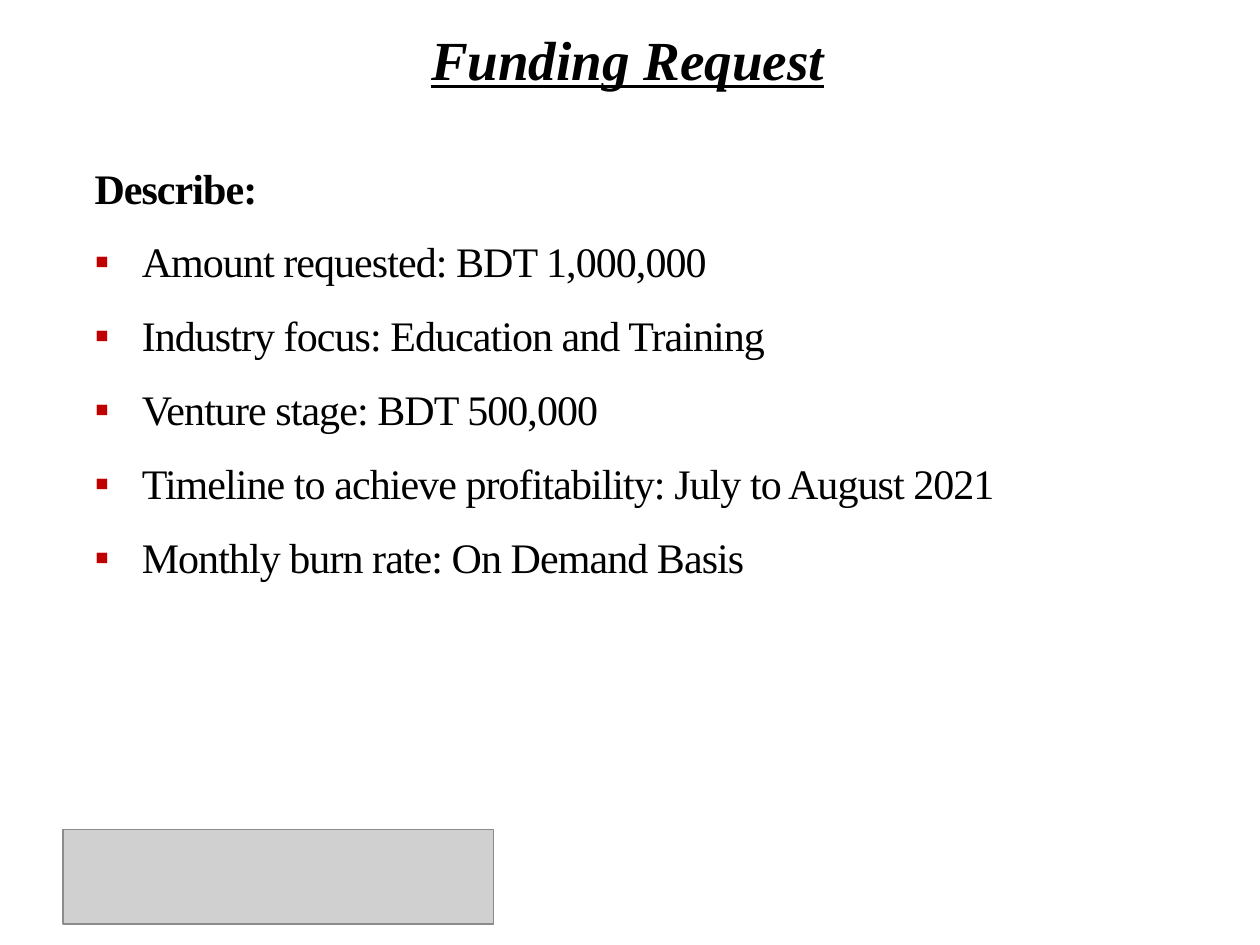
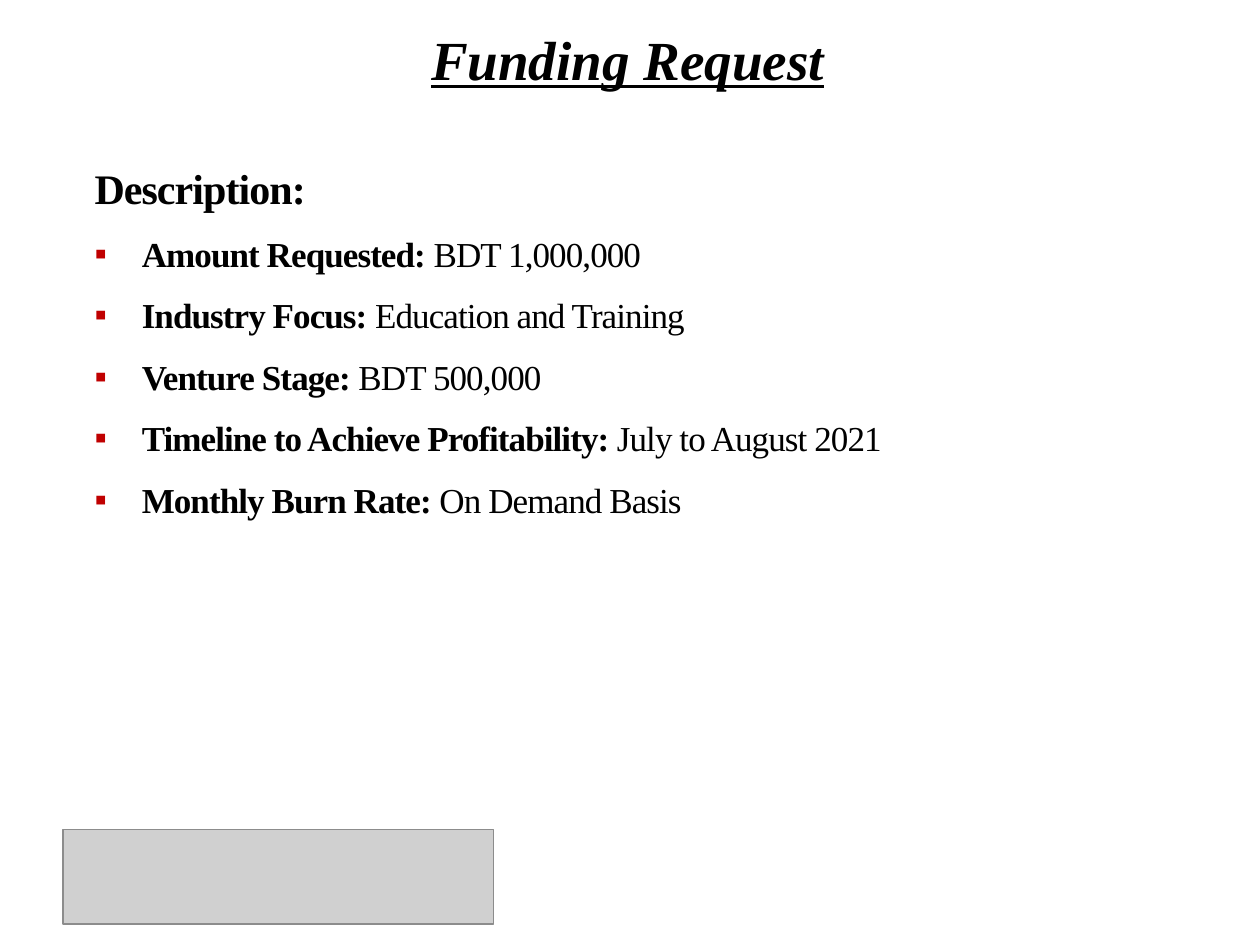
Before and after one commit to Shuvoneel/SRCL, a slide deck: slide 13 of Startup/Presentation_iDEA.pptx. Drawn at 1260x945 pixels with LibreOffice and Linux fonts; fonts in the diff are those of the drawing; grey boxes stand for pictures; background and template pictures are left out. Boxes give left, top, right and bottom in pixels: in the first picture for what was removed or moved away, otherwise in the second. Text is boxed around its words. In the diff, an @@ line names an element or a change of style, - is before the commit and + after.

```diff
--- a/Startup/Presentation_iDEA.pptx
+++ b/Startup/Presentation_iDEA.pptx
@@ text at [94, 175, 881, 520]: text changed; size 24 to 20 pt; bold on @@
-Describe:
-▪ Amount requested: BDT 1,000,000
-▪ Industry focus: Education and Training
-▪ Venture stage: BDT 500,000
-▪ Timeline to achieve profitability: July to August 2021
-▪ Monthly burn rate: On Demand Basis
+Description:
+▪ Amount Requested: BDT 1,000,000
+▪ Industry Focus: Education and Training
+▪ Venture Stage: BDT 500,000
+▪ Timeline to Achieve Profitability: July to August 2021
+▪ Monthly Burn Rate: On Demand Basis
```
Also in this commit, not shown: 23 other slides changed, 22 other files.
